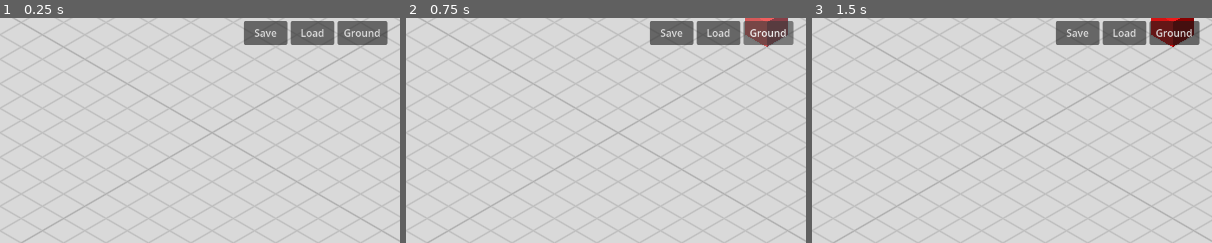
Above: before the commit, frames 1-3 (left to right).
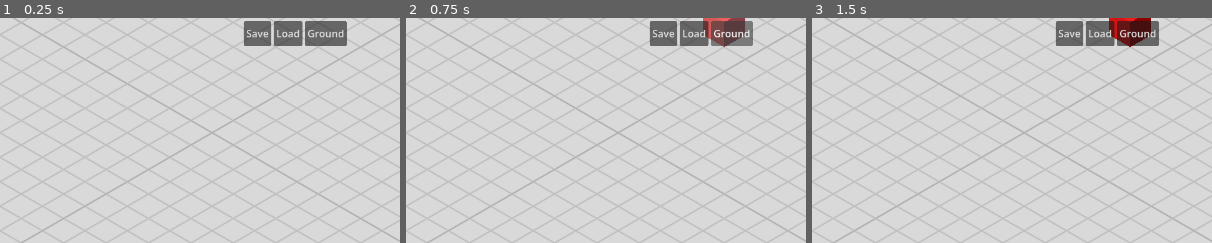
Above: after the commit, the same moments.

Repository: shbshc/building-game
Game: Godot game, scene res://scenes/main.tscn
Two runs of this game, one before a commit and one after it. Both use one fixed random seed, a clock stepped at 60 frames per second and the inputs below.
Inputs (mouse positions are % of the whole screen's width and height, from its top left):
- Up to frame 1 (0.25 s): no input
- Up to frame 2 (0.75 s): click "Ground" at 0.5 s
- Up to frame 3 (1.5 s): click (32, 96) at 1.25 s
The pictures show only the part of the screen within x 50-100%, y 0-50%; the shares and areas given below are measured in that part.

The runs differ from the first frame. In frame 1, 1.9% of the frame differs, in the area x 61-97%, y 1-13%; in frame 2, 2.9%; in frame 3, 3.0%, in the area x 61-97%, y 0-13%.

Commit message:
fix: middle-click deselect restored, TopBar uses HBoxContainer for reliable button clicks

Diff:
--- a/scenes/main.tscn
+++ b/scenes/main.tscn
@@ -56,37 +56,27 @@
 
 [node name="UI" type="CanvasLayer" parent="."]
 
-[node name="TopBar" type="Control" parent="UI"]
+[node name="TopBar" type="HBoxContainer" parent="UI"]
 layout_mode = 1
 anchors_preset = 1
 anchor_left = 1.0
 anchor_right = 1.0
-anchor_top = 0.0
-anchor_bottom = 0.0
 offset_left = -250.0
-offset_right = -10.0
+offset_right = -5.0
 offset_top = 5.0
 offset_bottom = 45.0
 
 [node name="SaveBtn" type="Button" parent="UI/TopBar"]
-layout_mode = 0
+layout_mode = 2
 text = "Save"
-offset_right = 70.0
-offset_bottom = 38.0
 
 [node name="LoadBtn" type="Button" parent="UI/TopBar"]
-layout_mode = 0
+layout_mode = 2
 text = "Load"
-offset_left = 75.0
-offset_right = 145.0
-offset_bottom = 38.0
 
 [node name="GroundBtn" type="Button" parent="UI/TopBar"]
-layout_mode = 0
+layout_mode = 2
 text = "Ground"
-offset_left = 150.0
-offset_right = 230.0
-offset_bottom = 38.0
 
 [node name="InventoryBar" type="Control" parent="UI"]
 layout_mode = 1
--- a/scripts/raycast_handler.gd
+++ b/scripts/raycast_handler.gd
@@ -8,7 +8,6 @@
 @onready var block_manager: Node3D = $"../Blocks"
 @onready var highlight: MeshInstance3D = $"../SelectionHighlight"
 @onready var camera: Camera3D = $"../CameraRig/Camera3D"
-@onready var camera_rig: Node3D = $"../CameraRig"
 @onready var inventory = $"../UI/InventoryBar"
 
 func _ready():
@@ -34,11 +33,11 @@
         elif event.button_index == MOUSE_BUTTON_RIGHT and event.pressed:
             _handle_right_click()
 
-        elif event.button_index == MOUSE_BUTTON_MIDDLE:
-            if event.pressed:
-                camera_rig.start_drag(event.position)
-            else:
-                camera_rig.stop_drag()
+        elif event.button_index == MOUSE_BUTTON_MIDDLE and event.pressed:
+            inventory.selected_slot = -1
+            inventory._update_selection_highlight()
+            highlight.visible = false
+            get_viewport().set_input_as_handled()
 
     if event is InputEventMouseMotion:
         if mouse_pressed:
